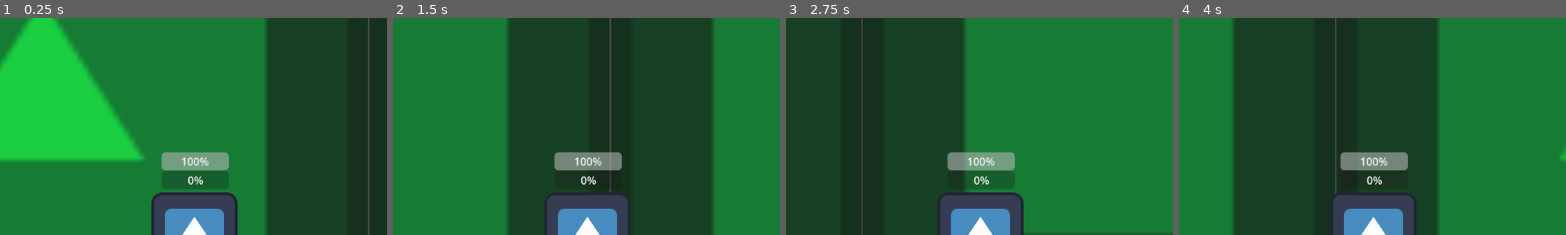
Above: before the commit, frames 1-4 (left to right).
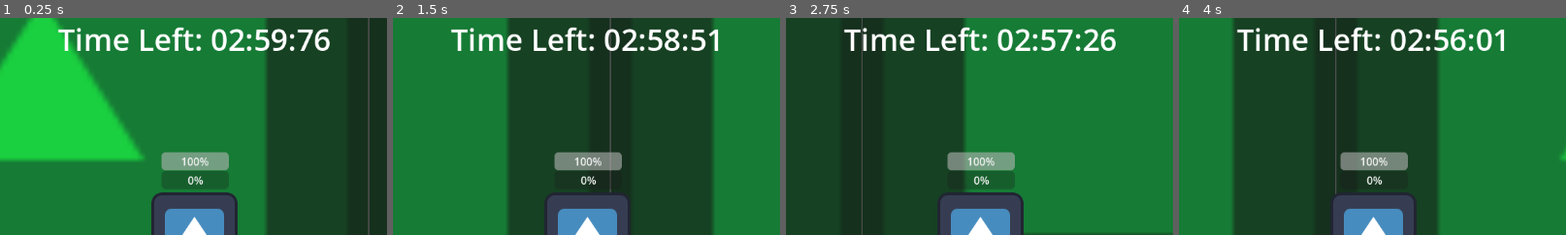
Above: after the commit, the same moments.

Repository: dmmarsh114/Last-Stand
Game: Godot game, scene res://Levels/main_level.tscn
The game is run twice, just before and just after one commit, with the same random seed, the same clock (stepped at 60 frames per second) and the same inputs. The engine's default icon, where the game draws it, is replaced by a stand-in: a white triangle on a blue panel in a dark square.
Inputs:
- Up to frame 1 (0.25 s): no input
- Up to frame 2 (1.5 s): hold D (move_right) 0.53-1.28 s; hold S (move_down) from 1.28 s (still down)
- Up to frame 3 (2.75 s): release S (move_down) at 2.03 s; hold D (move_right) from 2.03 s (still down)
- Up to frame 4 (4 s): release D (move_right) at 2.78 s; hold W (move_up) 2.78-3.53 s; hold A (move_left) from 3.53 s (still down)
The pictures show only the part of the screen within x 25-75%, y 0-50%; the shares and areas given below are measured in that part.

The runs differ from the first frame. In frame 1, 3.0% of the frame differs, in the area x 15-86%, y 4-16%; in frame 2, 3.0%; in frame 3, 2.9%; in frame 4, 3.0%, in the area x 15-85%, y 4-16%.

Commit message:
Added Game Over and Victory Screens, refactored Level Up Screen

Diff:
--- a/Enemies/enemy.tscn
+++ b/Enemies/enemy.tscn
@@ -5,7 +5,7 @@
 [ext_resource type="PackedScene" uid="uid://drslwr6bxr7ar" path="res://Player/xp.tscn" id="2_2e4xc"]
 
 [sub_resource type="CircleShape2D" id="CircleShape2D_pqutl"]
-radius = 7.46361
+radius = 6.20954
 
 [sub_resource type="CircleShape2D" id="CircleShape2D_ys54s"]
 radius = 60.0333
--- /dev/null
+++ b/Levels/main_level.gd
@@ -0,0 +1,30 @@
+extends Node2D
+
+@onready var victory_screen: Control = $GameScreens/VictoryScreen
+@onready var game_over_screen: Control = $GameScreens/GameOverScreen
+@onready var level_up_screen: Control = $GameScreens/LevelUpScreen
+@onready var time_left_label: Label = $GameScreens/HUD/TimeLeftLabel
+@onready var game_timer: Timer = $GameTimer
+
+func _process(delta: float) -> void:
+	time_left_label.text = "Time Left: " + _format_seconds(game_timer.time_left, true)
+
+func _on_game_timer_timeout() -> void:
+	victory_screen.open_victory_screen()
+
+func _on_player_player_died() -> void:
+	game_over_screen.open_game_over_screen()
+
+func _on_player_leveled_up() -> void:
+	level_up_screen.open_level_up()
+
+func _format_seconds(time : float, use_milliseconds : bool) -> String:
+	var minutes := time / 60
+	var seconds := fmod(time, 60)
+
+	if not use_milliseconds:
+		return "%02d:%02d" % [minutes, seconds]
+
+	var milliseconds := fmod(time, 1) * 100
+
+	return "%02d:%02d:%02d" % [minutes, seconds, milliseconds]
--- a/Levels/main_level.tscn
+++ b/Levels/main_level.tscn
@@ -1,37 +1,43 @@
-[gd_scene load_steps=5 format=3 uid="uid://bnkfa4uraq6k5"]
+[gd_scene load_steps=7 format=3 uid="uid://bnkfa4uraq6k5"]
 
+[ext_resource type="Script" path="res://Levels/main_level.gd" id="1_3800w"]
 [ext_resource type="Texture2D" uid="uid://cnyp3j8utf76g" path="res://icon.svg" id="1_a31oy"]
 [ext_resource type="PackedScene" uid="uid://day7v111rnsk0" path="res://Player/player.tscn" id="1_u7qmr"]
 [ext_resource type="PackedScene" uid="uid://xbs27udpp45r" path="res://Enemies/enemy.tscn" id="3_bn8ic"]
 [ext_resource type="Script" path="res://Levels/EnemySpawner.gd" id="3_dwgns"]
+[ext_resource type="PackedScene" uid="uid://de6uuxjirghi7" path="res://Menus/game_screens.tscn" id="6_pljid"]
 
 [node name="MainLevel" type="Node2D"]
+script = ExtResource("1_3800w")
 
-[node name="Background" type="Sprite2D" parent="."]
+[node name="Player" parent="." instance=ExtResource("1_u7qmr")]
+position = Vector2(226, 128)
+xp_to_next_level = 1
+
+[node name="LevelContents" type="Node2D" parent="."]
+
+[node name="Background" type="Sprite2D" parent="LevelContents"]
 modulate = Color(0.027451, 1, 0.231373, 0.729412)
 scale = Vector2(7.55738, 7.97727)
 texture = ExtResource("1_a31oy")
 
-[node name="Background2" type="Sprite2D" parent="."]
+[node name="Background2" type="Sprite2D" parent="LevelContents"]
 modulate = Color(0.027451, 1, 0.231373, 0.729412)
 position = Vector2(970, 0)
 scale = Vector2(7.55738, 7.97727)
 texture = ExtResource("1_a31oy")
 
-[node name="Background3" type="Sprite2D" parent="."]
+[node name="Background3" type="Sprite2D" parent="LevelContents"]
 modulate = Color(0.027451, 1, 0.231373, 0.729412)
 position = Vector2(-4.32767, 1009.55)
 scale = Vector2(7.55738, 7.97727)
 texture = ExtResource("1_a31oy")
 
-[node name="Background4" type="Sprite2D" parent="."]
+[node name="Background4" type="Sprite2D" parent="LevelContents"]
 modulate = Color(0.027451, 1, 0.231373, 0.729412)
 position = Vector2(965.672, 1009.55)
 scale = Vector2(7.55738, 7.97727)
 texture = ExtResource("1_a31oy")
-
-[node name="Player" parent="." instance=ExtResource("1_u7qmr")]
-position = Vector2(226, 128)
 
 [node name="EnemyContainer" type="Node2D" parent="."]
 unique_name_in_owner = true
@@ -70,4 +76,14 @@
 [node name="Marker2D6" type="Marker2D" parent="EnemyContainer/EnemySpawnPoints"]
 position = Vector2(1531, -18)
 
+[node name="GameTimer" type="Timer" parent="."]
+wait_time = 180.0
+one_shot = true
+autostart = true
+
+[node name="GameScreens" parent="." instance=ExtResource("6_pljid")]
+
+[connection signal="leveled_up" from="Player" to="." method="_on_player_leveled_up"]
+[connection signal="player_died" from="Player" to="." method="_on_player_player_died"]
 [connection signal="timeout" from="EnemyContainer/EnemySpawner/SpawnCooldown" to="EnemyContainer/EnemySpawner" method="_on_spawn_cooldown_timeout"]
+[connection signal="timeout" from="GameTimer" to="." method="_on_game_timer_timeout"]
--- /dev/null
+++ b/Menus/game_over_screen.gd
@@ -0,0 +1,13 @@
+extends Control
+
+func open_game_over_screen() -> void:
+	visible = true
+	get_tree().paused = true
+
+func _on_retry_button_pressed() -> void:
+	visible = false
+	get_tree().paused = false
+	get_tree().reload_current_scene()
+
+func _on_quit_button_pressed() -> void:
+	get_tree().quit()
--- /dev/null
+++ b/Menus/game_over_screen.tscn
@@ -0,0 +1,58 @@
+[gd_scene load_steps=4 format=3 uid="uid://t76yxq6bmwxo"]
+
+[ext_resource type="Script" path="res://Menus/game_over_screen.gd" id="1_ccgjd"]
+
+[sub_resource type="LabelSettings" id="LabelSettings_qac36"]
+font_size = 64
+
+[sub_resource type="LabelSettings" id="LabelSettings_vkeb1"]
+font_size = 35
+
+[node name="GameOverScreen" type="Control"]
+process_mode = 3
+layout_mode = 3
+anchors_preset = 15
+anchor_right = 1.0
+anchor_bottom = 1.0
+grow_horizontal = 2
+grow_vertical = 2
+script = ExtResource("1_ccgjd")
+
+[node name="PanelContainer" type="PanelContainer" parent="."]
+layout_mode = 1
+anchors_preset = 15
+anchor_right = 1.0
+anchor_bottom = 1.0
+grow_horizontal = 2
+grow_vertical = 2
+
+[node name="CenterContainer" type="CenterContainer" parent="PanelContainer"]
+layout_mode = 2
+
+[node name="VBoxContainer" type="VBoxContainer" parent="PanelContainer/CenterContainer"]
+layout_mode = 2
+
+[node name="Label" type="Label" parent="PanelContainer/CenterContainer/VBoxContainer"]
+layout_mode = 2
+text = "Game Over!"
+label_settings = SubResource("LabelSettings_qac36")
+horizontal_alignment = 1
+
+[node name="Label2" type="Label" parent="PanelContainer/CenterContainer/VBoxContainer"]
+layout_mode = 2
+text = "You died before help arrived :("
+label_settings = SubResource("LabelSettings_vkeb1")
+horizontal_alignment = 1
+
+[node name="RetryButton" type="Button" parent="PanelContainer/CenterContainer/VBoxContainer"]
+layout_mode = 2
+theme_override_font_sizes/font_size = 30
+text = "Play Again"
+
+[node name="QuitButton" type="Button" parent="PanelContainer/CenterContainer/VBoxContainer"]
+layout_mode = 2
+theme_override_font_sizes/font_size = 30
+text = "Quit"
+
+[connection signal="pressed" from="PanelContainer/CenterContainer/VBoxContainer/RetryButton" to="." method="_on_retry_button_pressed"]
+[connection signal="pressed" from="PanelContainer/CenterContainer/VBoxContainer/QuitButton" to="." method="_on_quit_button_pressed"]
--- /dev/null
+++ b/Menus/game_screens.tscn
@@ -0,0 +1,45 @@
+[gd_scene load_steps=5 format=3 uid="uid://de6uuxjirghi7"]
+
+[ext_resource type="PackedScene" uid="uid://dyrsxgerm6dx5" path="res://Menus/victory_screen.tscn" id="1_p7h0b"]
+[ext_resource type="PackedScene" uid="uid://t76yxq6bmwxo" path="res://Menus/game_over_screen.tscn" id="2_x8gvb"]
+[ext_resource type="PackedScene" uid="uid://dqilvwq54xrt1" path="res://Menus/level_up_screen.tscn" id="3_md3k3"]
+
+[sub_resource type="LabelSettings" id="LabelSettings_mkkiv"]
+font_size = 45
+
+[node name="GameScreens" type="CanvasLayer"]
+process_mode = 3
+
+[node name="VictoryScreen" parent="." instance=ExtResource("1_p7h0b")]
+visible = false
+mouse_filter = 1
+
+[node name="GameOverScreen" parent="." instance=ExtResource("2_x8gvb")]
+visible = false
+mouse_filter = 1
+
+[node name="LevelUpScreen" parent="." instance=ExtResource("3_md3k3")]
+visible = false
+mouse_filter = 1
+
+[node name="HUD" type="Control" parent="."]
+layout_mode = 3
+anchors_preset = 15
+anchor_right = 1.0
+anchor_bottom = 1.0
+grow_horizontal = 2
+grow_vertical = 2
+mouse_filter = 2
+
+[node name="TimeLeftLabel" type="Label" parent="HUD"]
+layout_mode = 1
+anchors_preset = 5
+anchor_left = 0.5
+anchor_right = 0.5
+offset_left = -203.5
+offset_right = 203.5
+offset_bottom = 63.0
+grow_horizontal = 2
+text = "Time Left: 00:00:00"
+label_settings = SubResource("LabelSettings_mkkiv")
+horizontal_alignment = 1
--- /dev/null
+++ b/Menus/level_up_screen.gd
@@ -0,0 +1,47 @@
+extends Control
+
+@onready var increase_damage: Button = $CenterContainer/PanelContainer/VBoxContainer/IncreaseDamage
+@onready var increase_speed: Button = $CenterContainer/PanelContainer/VBoxContainer/IncreaseSpeed
+@onready var reduce_attack_cooldown: Button = $CenterContainer/PanelContainer/VBoxContainer/ReduceAttackCooldown
+@onready var restore_health: Button = $CenterContainer/PanelContainer/VBoxContainer/RestoreHealth
+
+func open_level_up() -> void:
+	visible = true
+	get_tree().paused = true
+
+	if Globals.player_damage_mult >= 0.9:
+		increase_damage.disabled = true
+		increase_damage.text = "Damage at max"
+
+	if Globals.player_speed_mult >= 0.9:
+		increase_speed.disabled = true
+		increase_speed.text = "Speed at max"
+
+	if Globals.player_cooldown_mult >= 0.7:
+		reduce_attack_cooldown.disabled = true
+		reduce_attack_cooldown.text = "Attack Speed at max"
+
+
+func close_level_up() -> void:
+	visible = false
+	get_tree().paused = false
+
+func _on_increase_damage_pressed() -> void:
+	Globals.player_damage_mult += 0.1
+	#print("Damage Mult is now " + str(Globals.player_damage_mult))
+	close_level_up()
+
+func _on_increase_speed_pressed() -> void:
+	Globals.player_speed_mult += 0.1
+	#print("Speed Mult is now " + str(Globals.player_speed_mult))
+	close_level_up()
+
+func _on_reduce_attack_cooldown_pressed() -> void:
+	Globals.player_cooldown_mult += 0.1
+	#print("Cooldown Mult is now " + str(Globals.player_cooldown_mult))
+	close_level_up()
+
+func _on_restore_health_pressed() -> void:
+	var player = get_tree().get_first_node_in_group("player")
+	player.hitpoints = player.max_hitpoints
+	close_level_up()
--- a/Player/level_up_screen.tscn
+++ b/Menus/level_up_screen.tscn
@@ -1,6 +1,6 @@
 [gd_scene load_steps=4 format=3 uid="uid://dqilvwq54xrt1"]
 
-[ext_resource type="Script" path="res://Player/level_up_screen.gd" id="1_sex4t"]
+[ext_resource type="Script" path="res://Menus/level_up_screen.gd" id="1_5see0"]
 
 [sub_resource type="LabelSettings" id="LabelSettings_obrfj"]
 font_size = 50
@@ -16,7 +16,7 @@
 anchor_bottom = 1.0
 grow_horizontal = 2
 grow_vertical = 2
-script = ExtResource("1_sex4t")
+script = ExtResource("1_5see0")
 
 [node name="CenterContainer" type="CenterContainer" parent="."]
 layout_mode = 1
@@ -55,13 +55,13 @@
 layout_mode = 2
 size_flags_vertical = 3
 theme_override_font_sizes/font_size = 30
-text = "Increase Speed"
+text = "Increase Move Speed"
 
 [node name="ReduceAttackCooldown" type="Button" parent="CenterContainer/PanelContainer/VBoxContainer"]
 layout_mode = 2
 size_flags_vertical = 3
 theme_override_font_sizes/font_size = 30
-text = "Reduce Attack Cooldown
+text = "Increase Attack Speed
 "
 
 [node name="RestoreHealth" type="Button" parent="CenterContainer/PanelContainer/VBoxContainer"]
--- /dev/null
+++ b/Menus/victory_screen.gd
@@ -0,0 +1,13 @@
+extends Control
+
+func open_victory_screen() -> void:
+	visible = true
+	get_tree().paused = true
+
+func _on_retry_button_pressed() -> void:
+	visible = false
+	get_tree().paused = false
+	get_tree().reload_current_scene()
+
+func _on_quit_button_pressed() -> void:
+	get_tree().quit()
--- /dev/null
+++ b/Menus/victory_screen.tscn
@@ -0,0 +1,58 @@
+[gd_scene load_steps=4 format=3 uid="uid://dyrsxgerm6dx5"]
+
+[ext_resource type="Script" path="res://Menus/victory_screen.gd" id="1_54oq1"]
+
+[sub_resource type="LabelSettings" id="LabelSettings_1wsqs"]
+font_size = 64
+
+[sub_resource type="LabelSettings" id="LabelSettings_g8x1q"]
+font_size = 35
+
+[node name="VictoryScreen" type="Control"]
+process_mode = 3
+layout_mode = 3
+anchors_preset = 15
+anchor_right = 1.0
+anchor_bottom = 1.0
+grow_horizontal = 2
+grow_vertical = 2
+script = ExtResource("1_54oq1")
+
+[node name="PanelContainer" type="PanelContainer" parent="."]
+layout_mode = 1
+anchors_preset = 15
+anchor_right = 1.0
+anchor_bottom = 1.0
+grow_horizontal = 2
+grow_vertical = 2
+
+[node name="CenterContainer" type="CenterContainer" parent="PanelContainer"]
+layout_mode = 2
+
+[node name="VBoxContainer" type="VBoxContainer" parent="PanelContainer/CenterContainer"]
+layout_mode = 2
+
+[node name="Label" type="Label" parent="PanelContainer/CenterContainer/VBoxContainer"]
+layout_mode = 2
+text = "Victory!"
+label_settings = SubResource("LabelSettings_1wsqs")
+horizontal_alignment = 1
+
+[node name="Label2" type="Label" parent="PanelContainer/CenterContainer/VBoxContainer"]
+layout_mode = 2
+text = "You survived until help arrived"
+label_settings = SubResource("LabelSettings_g8x1q")
+horizontal_alignment = 1
+
+[node name="RetryButton" type="Button" parent="PanelContainer/CenterContainer/VBoxContainer"]
+layout_mode = 2
+theme_override_font_sizes/font_size = 30
+text = "Play Again"
+
+[node name="QuitButton" type="Button" parent="PanelContainer/CenterContainer/VBoxContainer"]
+layout_mode = 2
+theme_override_font_sizes/font_size = 30
+text = "Quit"
+
+[connection signal="pressed" from="PanelContainer/CenterContainer/VBoxContainer/RetryButton" to="." method="_on_retry_button_pressed"]
+[connection signal="pressed" from="PanelContainer/CenterContainer/VBoxContainer/QuitButton" to="." method="_on_quit_button_pressed"]
--- a/Player/level_up_screen.gd
+++ /dev/null
@@ -1,29 +0,0 @@
-extends Control
-
-func open_level_up() -> void:
-	visible = true
-	get_tree().paused = true
-
-func close_level_up() -> void:
-	visible = false
-	get_tree().paused = false
-
-func _on_increase_damage_pressed() -> void:
-	Globals.player_damage_mult += 0.1
-	print("Damage Mult is now " + str(Globals.player_damage_mult))
-	close_level_up()
-
-func _on_increase_speed_pressed() -> void:
-	Globals.player_speed_mult += 0.1
-	print("Speed Mult is now " + str(Globals.player_speed_mult))
-	close_level_up()
-
-func _on_reduce_attack_cooldown_pressed() -> void:
-	Globals.player_cooldown_mult += 0.1
-	print("Cooldown Mult is now " + str(Globals.player_cooldown_mult))
-	close_level_up()
-
-func _on_restore_health_pressed() -> void:
-	var player = get_parent()
-	player.hitpoints = player.max_hitpoints
-	close_level_up()
--- a/Player/player.gd
+++ b/Player/player.gd
@@ -1,4 +1,7 @@
 extends CharacterBody2D
+
+signal player_died
+signal leveled_up
 
 @export var base_speed := 300.0
 
@@ -9,9 +12,9 @@
 		hitpoints = value
 		health_bar.value = hitpoints
 		if hitpoints <= 0:
-			get_tree().quit()
+			emit_signal("player_died")
 
-@onready var level_up_screen: Control = $LevelUpScreen
+#@onready var level_up_screen: Control = $LevelUpScreen
 @onready var xp_bar: ProgressBar = $XPBar
 @export var xp_to_next_level := 5
 var current_xp := 0:
@@ -31,7 +34,6 @@
 	move()
 
 func move() -> void:
-
 	var speed = base_speed + (Globals.player_speed_mult * base_speed)
 
 	var direction := Input.get_vector("move_left", "move_right", "move_up", "move_down")
@@ -47,4 +49,5 @@
 	xp_to_next_level += round(0.1 * xp_to_next_level)
 	xp_bar.max_value = xp_to_next_level
 	current_xp = 0
-	level_up_screen.open_level_up()
+	#level_up_screen.open_level_up()
+	emit_signal("leveled_up")
--- a/Player/player.tscn
+++ b/Player/player.tscn
@@ -1,9 +1,8 @@
-[gd_scene load_steps=6 format=3 uid="uid://day7v111rnsk0"]
+[gd_scene load_steps=5 format=3 uid="uid://day7v111rnsk0"]
 
 [ext_resource type="Texture2D" uid="uid://cnyp3j8utf76g" path="res://icon.svg" id="1_3ir77"]
 [ext_resource type="Script" path="res://Player/player.gd" id="1_5ke1i"]
 [ext_resource type="PackedScene" uid="uid://bbre2y8wquiv5" path="res://Weapons/projectile_spawner.tscn" id="3_v7udw"]
-[ext_resource type="PackedScene" uid="uid://dqilvwq54xrt1" path="res://Player/level_up_screen.tscn" id="4_hnaxn"]
 
 [sub_resource type="CircleShape2D" id="CircleShape2D_uq8vd"]
 radius = 64.0781
@@ -37,6 +36,3 @@
 offset_bottom = -69.0
 
 [node name="Camera2D" type="Camera2D" parent="."]
-
-[node name="LevelUpScreen" parent="." instance=ExtResource("4_hnaxn")]
-visible = false
--- a/Weapons/projectile_spawner.gd
+++ b/Weapons/projectile_spawner.gd
@@ -18,6 +18,7 @@
 		look_at(target.position)
 		spawn_projectile()
 	cooldown_timer.wait_time = base_cooldown_time - (Globals.player_cooldown_mult * base_cooldown_time)
+	printt("New wait time: " + str(cooldown_timer.wait_time), "Mult: " + str(Globals.player_cooldown_mult))
 	cooldown_timer.start()
 
 func find_target() -> Node2D:
Not shown, changed: TODO.txt
